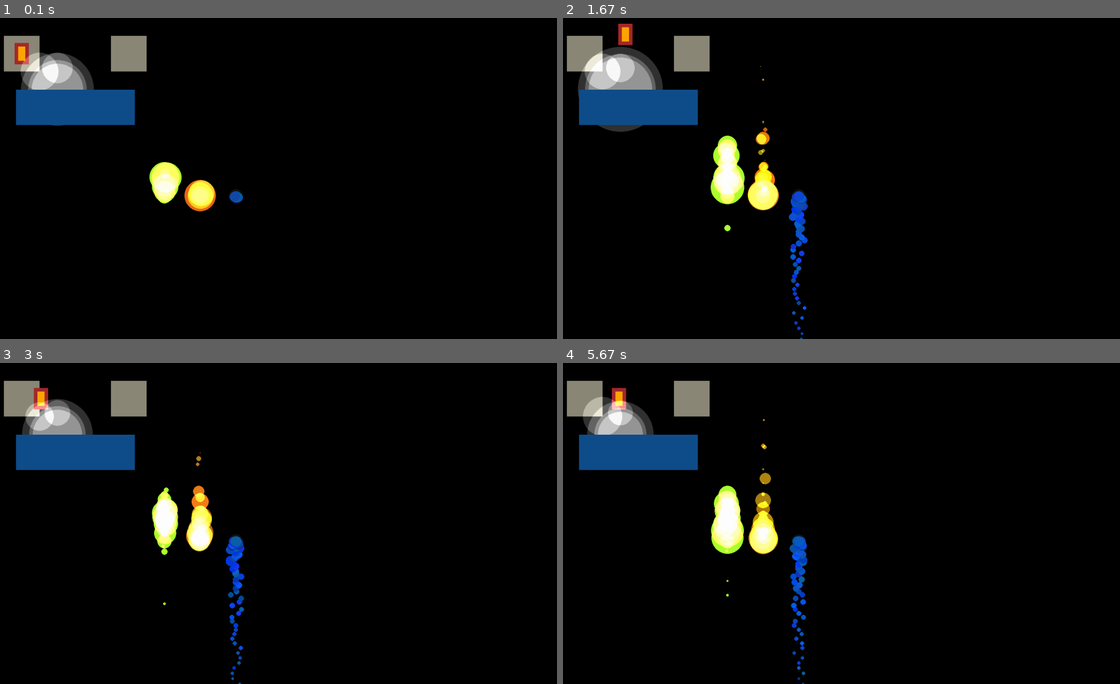
Above: before the commit, frames 1-4 (two rows, left to right).
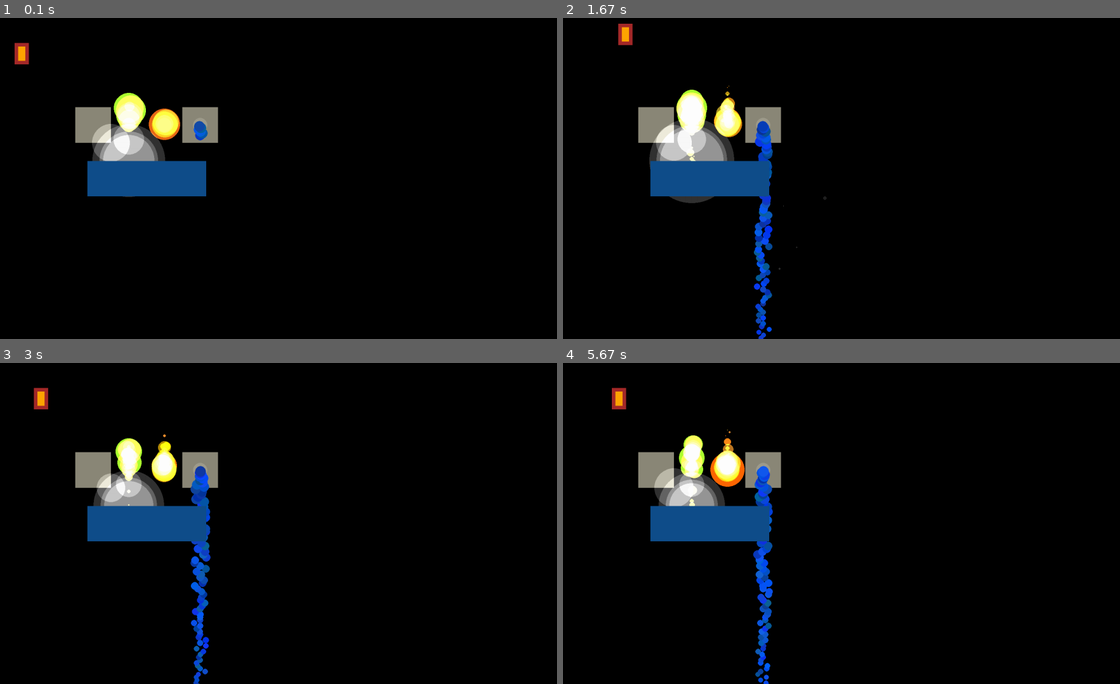
Above: after the commit, the same moments.

Repository: binnev/pygame_sandbox
Game: pygame game, started from blitting_flags_test/__main__.py
The game is run twice, just before and just after one commit, with the same random seed, the same clock (stepped at 60 frames per second) and the same inputs.
Inputs (mouse positions are in pixels of both pictures, inside the frame that each line leads up to):
- Up to frame 1 (0.1 s): no input
- Up to frame 2 (1.67 s): press the mouse at (813, 191) at 0.37 s; move the mouse to (913, 181) at 0.47 s; release the mouse at (1019, 168) at 0.6 s; hold D 0.67-1.13 s; move the mouse to (835, 200) at 0.7 s; hold W 1.17-1.47 s; hold D from 1.5 s (still down)
- Up to frame 3 (3 s): release D at 1.97 s; hold A 2-2.53 s; hold S 2.57-2.87 s; hold A from 2.9 s (still down)
- Up to frame 4 (5.67 s): release A at 3.3 s; hold W 3.33-3.7 s; hold D 3.73-4.37 s; hold S 4.4-4.77 s; hold A 4.8-5.27 s; hold D from 5.3 s (still down)

The runs differ from the first frame. In frame 1, 10% of the frame differs, in the area x 0-44%, y 5-61%; in frame 2, 13%, in the area x 0-48%, y 5-100%; in frame 3, 12%; in frame 4, 12%.

Commit message:
fiddling

Diff:
--- a/blitting_flags_test/__main__.py
+++ b/blitting_flags_test/__main__.py
@@ -122,16 +122,18 @@
         self.radius = radius
 
     def update(self):
-        self.x += self.u  # todo: this never updates if u is less than 1
-        self.y += self.v
+
+        self.x = round(self.x + self.u)
+        self.y = round(self.y + self.v)
         self.v += self.gravity
         self.u *= 1 - self.friction
+        self.v *= 1 - self.friction
         self.radius -= self.decay
         if self.radius <= 0:
             self.kill()
 
     def draw(self, surface, debug=False):
-        surf = circle_surf(int(self.radius), self.color)
+        surf = circle_surf(round(self.radius), self.color)
         image_rect = surf.get_rect()
         image_rect.center = self.rect.center
         surface.blit(surf, image_rect, special_flags=self.blit_flag)
@@ -194,12 +196,13 @@
                 self.x,
                 self.y,
                 u=random_float(-2, 2),
-                v=0,
-                radius=15,#random_int(15, 20),
+                v=4,
+                radius=15,  # random_int(15, 20),
                 color=(random_int(0, 20), random_int(50, 100), random_int(150, 255)),
-                gravity=0.3,
-                decay=0.2,
+                gravity=0.9,
+                decay=0.1,
                 blit_flag=False,
+                friction=0.1
             )
         )
         self.particles.update()
@@ -210,6 +213,24 @@
     pygame.draw.circle(surf, color, (radius, radius), radius)
     surf.set_colorkey((0, 0, 0))
     return surf
+
+
+def explosion(x, y, group):
+    for __ in range(50):
+        group.add(
+            Spark(
+                x,
+                y,
+                u=random_float(-20, 20),
+                v=random_float(-50, 0),
+                radius=random_int(5, 100),
+                color=[random_int(10, 80)] * 3,
+                gravity=0.7,
+                friction=0.2,
+                blit_flag=False,
+                decay=1.2
+            )
+        )
 
 
 def main():
@@ -228,25 +249,27 @@
         background,
         midground,
         lighting,
+        lighting2,
         foreground,
-        lighting2,
     ]
 
     # add static stuff
     background.add(
-        Block(100, 100, 100, 100, Color("cornsilk4")),
-        Block(400, 100, 100, 100, Color("cornsilk4")),
+        Block(300, 300, 100, 100, Color("cornsilk4")),
+        Block(600, 300, 100, 100, Color("cornsilk4")),
     )
-    foreground.add(Block(250, 250, 333, 99, Color("dodgerblue4")),)
+    foreground.add(Block(450, 450, 333, 99, Color("dodgerblue4")),)
     lighting.add(
-        Glow(200, 200, radius=100, variance=20, period=360),
-        Glow(200, 200, radius=80, variance=20, period=360),
-        Glow(200, 200, radius=70, variance=20, period=360),
-        Glow(150, 150, radius=50, variance=10, period=100),
-        Glow(200, 140, radius=40, variance=5, period=50),
+        Glow(400, 400, radius=100, variance=20, period=360),
+        Glow(400, 400, radius=80, variance=20, period=360),
+        Glow(400, 400, radius=70, variance=20, period=360),
+        Glow(350, 350, radius=50, variance=10, period=100),
+        Glow(400, 340, radius=40, variance=5, period=50),
     )
     lighting2.add(
-        Fountain(500, 500, color=Color("greenyellow")), Torch(600, 500), Faucet(700, 500),
+        Fountain(400, 300, color=Color("greenyellow")),
+        Torch(500, 300),
+        Faucet(600, 300),
     )
     # create player
     player = Character(100, 100)
@@ -266,21 +289,11 @@
                 if event.key == pygame.K_ESCAPE:
                     pygame.quit()
                     sys.exit()
-
-        left, middle, right = pygame.mouse.get_pressed()
-        if left:
-            x, y = pygame.mouse.get_pos()
-            for __ in range(50):
-                lighting2.add(
-                    Spark(
-                        x,
-                        y,
-                        u=random_float(-70, 70),
-                        v=random_float(-50, 50),
-                        radius=random_int(5, 30),
-                        color=(random_int(150, 255), random_int(150, 255), random_int(0, 255),),
-                    )
-                )
+            if event.type == pygame.MOUSEBUTTONDOWN:
+                left, middle, right = pygame.mouse.get_pressed()
+                if left:
+                    x, y = pygame.mouse.get_pos()
+                    explosion(x, y, lighting2)
 
         for group in groups:
             group.update()
